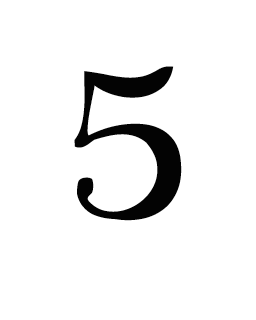
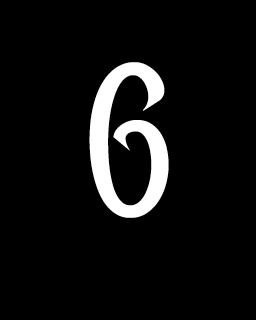
Comparing the layer stacks of the two 256×320 images. Changes:
showed "6", painted on it over [70, 61, 184, 220]
hid "5", painted on it over [74, 61, 182, 221]
added layer "black bg" above "white bg" over [0, 0, 256, 320]
hid "white bg" over [0, 0, 256, 320]
